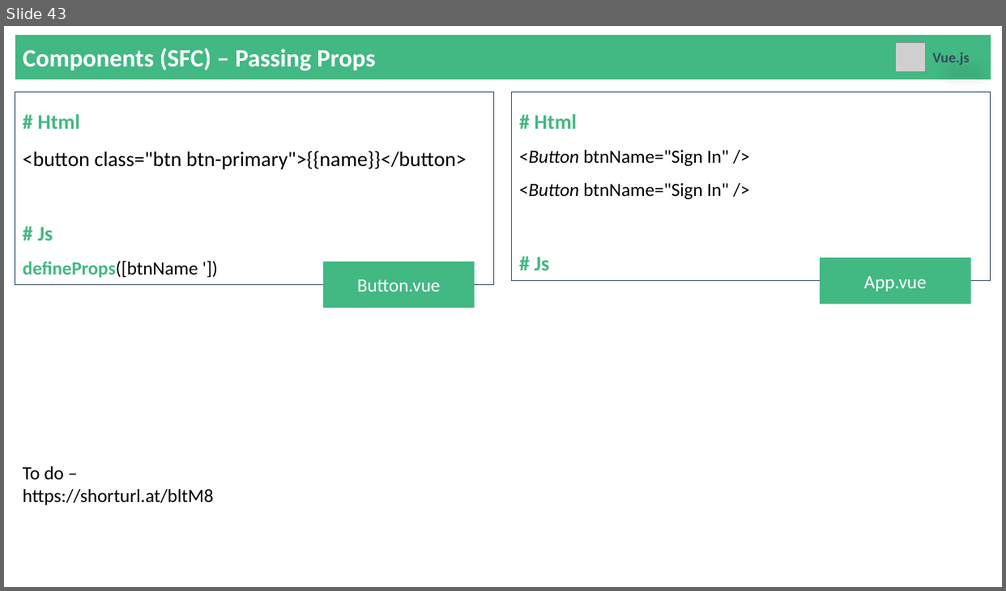
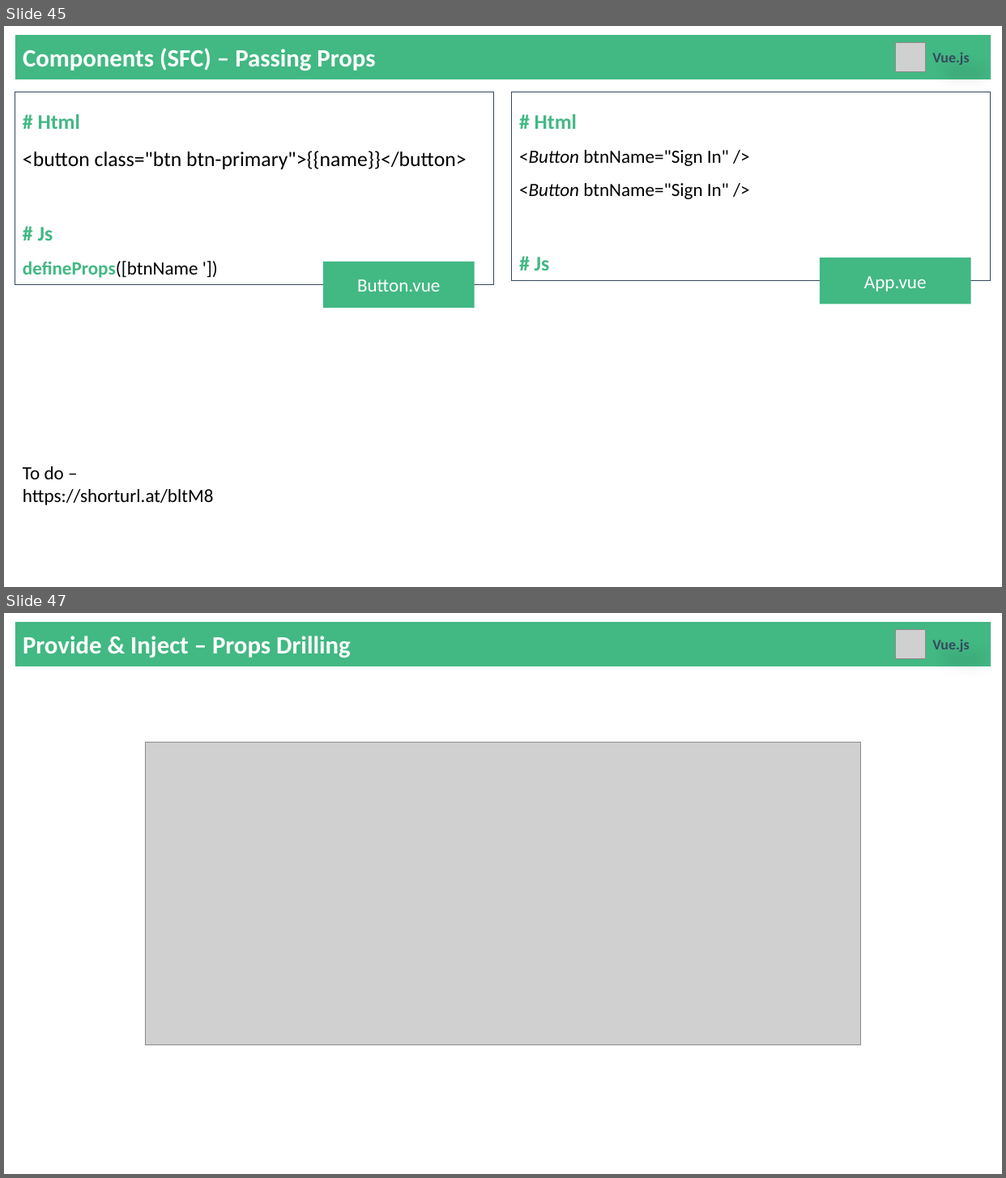
Before and after one commit to YeMyintSoeKMD/vue-creating, a slide deck: 9. Vue.js - Basic to Advance.pptx. Shown one above the other, each under a label of ours: slide 43 before the commit, slides 45 and 47 after it; the slides between them are not shown. The pictures are 1006x591 and 1006x1178 pixels, drawn with LibreOffice and Linux fonts; fonts in the diff are those of the drawing; grey boxes stand for pictures. Boxes give left, top, right and bottom in pixels: in the first picture for what was removed or moved away, otherwise in the second. Text is boxed around its words. In the diff, an @@ line names an element or a change of style, - is before the commit and + after.

```diff
--- a/9. Vue.js - Basic to Advance.pptx
+++ b/9. Vue.js - Basic to Advance.pptx
@@ slide 47 added at [4, 613, 1002, 1174], background #FFFFFF @@
@@ rectangle added at [15, 622, 991, 666], fill #42B883, 24 pt, text #FFFFFF, bold @@
+Provide & Inject – Props Drilling
@@ picture added at [896, 629, 926, 659] @@
@@ text added at [932, 639, 969, 652], 14 pt, text #35495E, bold @@
+Vue.js
@@ picture added at [146, 742, 861, 1046] @@
@@ what was slide 43 is now slide 45 @@
```
Also in this commit, not shown: 11 slides changed, 6 other slides added, 10 other files.
